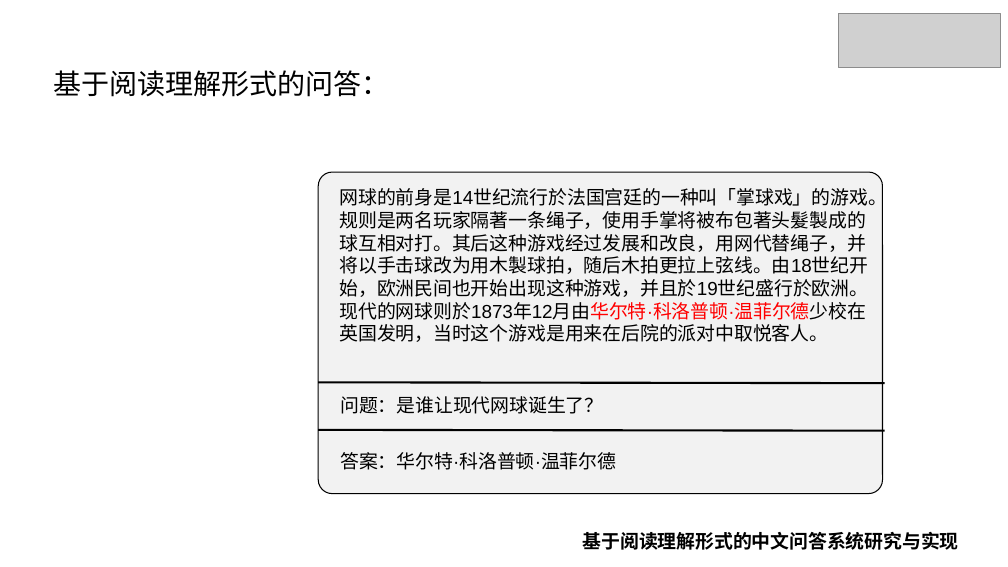
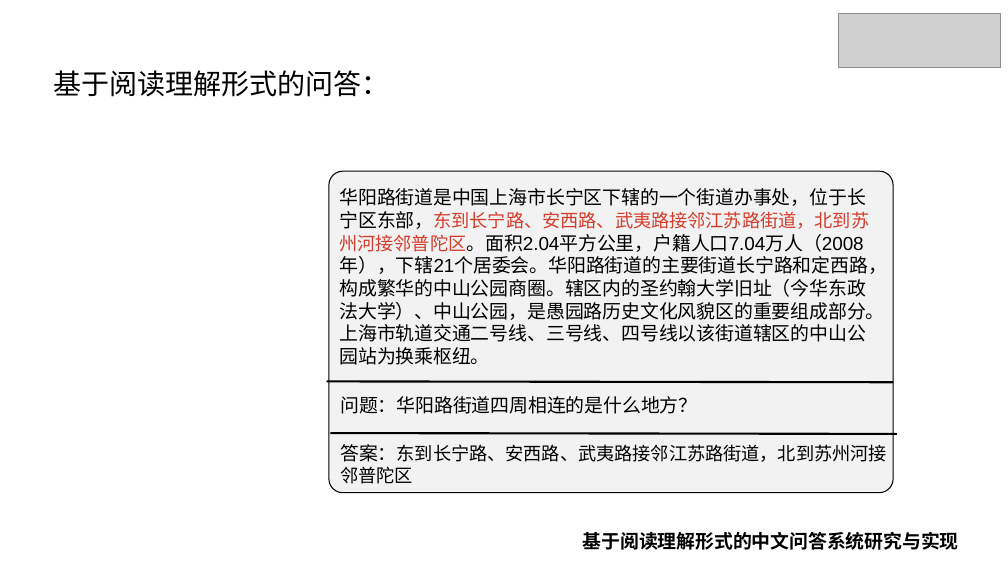
Before and after one commit to xhsun1997/ChineseMRC, a slide deck: slide 9 of 孙相会.pptx. Drawn at 1008x567 pixels with LibreOffice and Linux fonts; fonts in the diff are those of the drawing; grey boxes stand for pictures; background and template pictures are left out. Boxes give left, top, right and bottom in pixels: in the first picture for what was removed or moved away, otherwise in the second. Text is boxed around its words. In the diff, an @@ line names an element or a change of style, - is before the commit and + after.

```diff
--- a/孙相会.pptx
+++ b/孙相会.pptx
@@ rounded rectangle: place and size @@
-rounded rectangle at <box>319,172,883,494</box>
+rounded rectangle at <box>329,171,893,493</box>
@@ text at <box>339,188,886,365</box>: text changed @@
-网球的前身是14世纪流行於法国宫廷的一种叫「掌球戏」的游戏。规则是两名玩家隔著一条绳子，使用手掌将被布包著头髮製成的球互相对打。其后这种游戏经过发展和改良，用网代替绳子，并将以手击球改为用木製球拍，随后木拍更拉上弦线。由18世纪开始，欧洲民间也开始出现这种游戏，并且於19世纪盛行於欧洲。现代的网球则於1873年12月由华尔特·科洛普顿·温菲尔德少校在英国发明，当时这个游戏是用来在后院的派对中取悦客人。
+华阳路街道是中国上海市长宁区下辖的一个街道办事处，位于长宁区东部，东到长宁路、安西路、武夷路接邻江苏路街道，北到苏州河接邻普陀区。面积2.04平方公里，户籍人口7.04万人（2008年），下辖21个居委会。华阳路街道的主要街道长宁路和定西路，构成繁华的中山公园商圈。辖区内的圣约翰大学旧址（今华东政法大学）、中山公园，是愚园路历史文化风貌区的重要组成部分。上海市轨道交通二号线、三号线、四号线以该街道辖区的中山公园站为换乘枢纽。
@@ line moved from (319, 382) - (885, 383) to (327, 381) - (893, 382) @@
@@ text at <box>340,396,697,414</box>: text changed @@
-问题：是谁让现代网球诞生了？
+问题：华阳路街道四周相连的是什么地方？
@@ line moved from (319, 429) - (885, 430) to (331, 433) - (897, 433) @@
@@ text at <box>340,444,887,484</box>: text changed; size 13.5 to 13 pt @@
-答案：华尔特·科洛普顿·温菲尔德
+答案：东到长宁路、安西路、武夷路接邻江苏路街道，北到苏州河接邻普陀区
```
Also in this commit, not shown: 1 other slide changed, 1 slide added, 1 slide removed, 23 other files.
